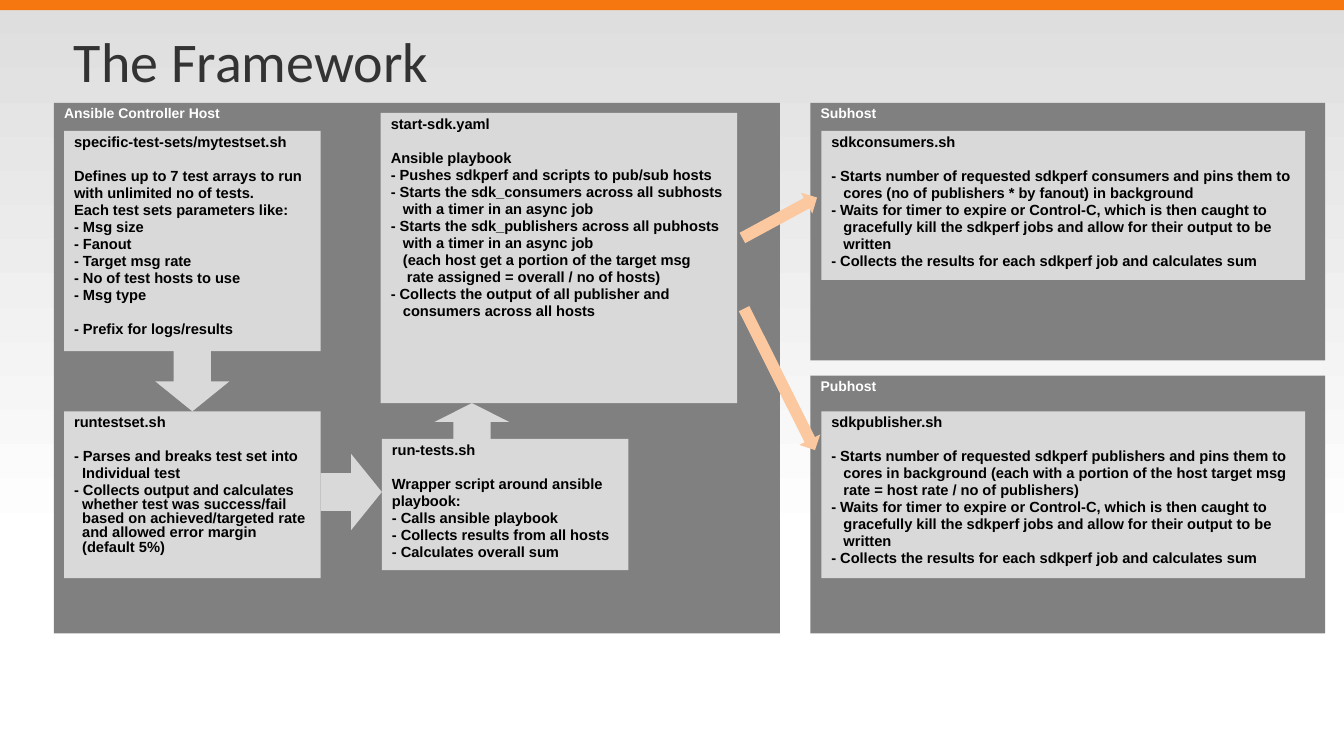
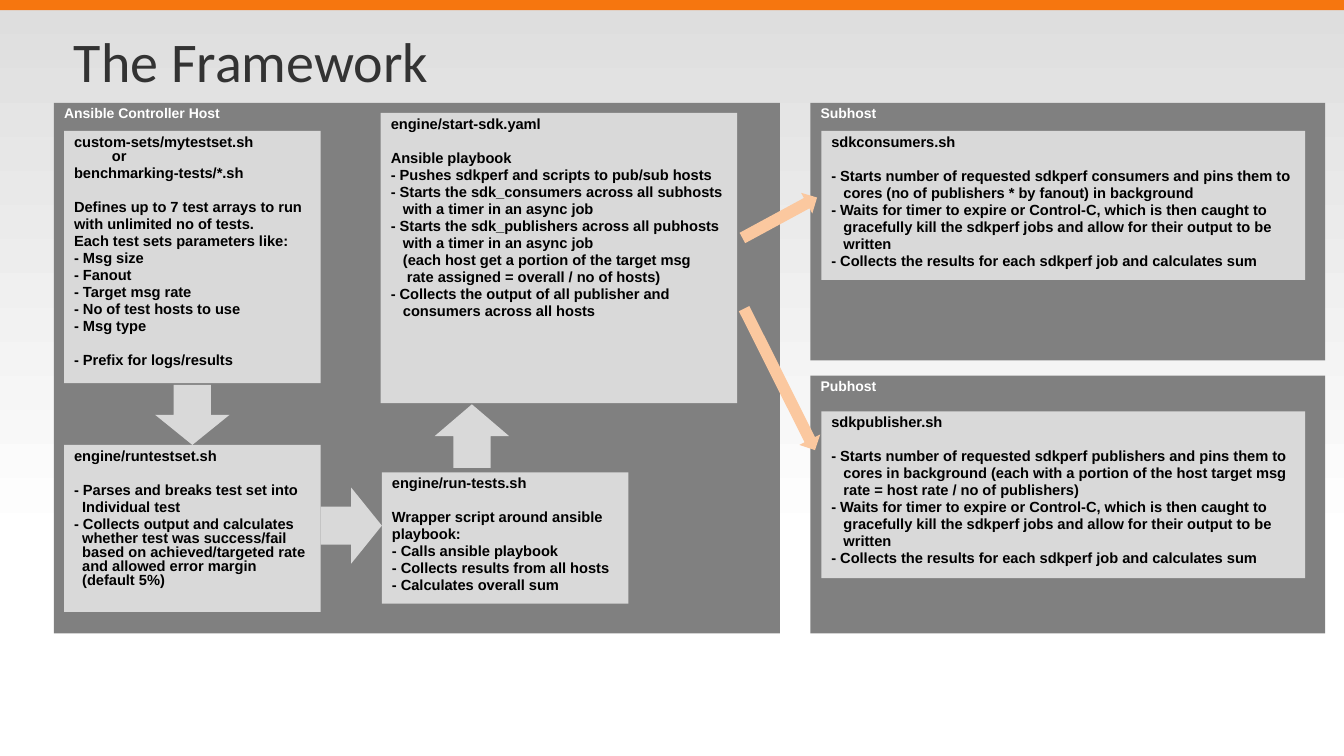
Before and after one commit to SolaceLabs/solace-perftest-harness, a slide deck: slide 5 of docs/Perf Test Harness-Overview.pptx (slide 6 before the commit). Drawn at 1344x756 pixels with LibreOffice and Linux fonts; fonts in the diff are those of the drawing; background and template pictures are left out. Boxes give left, top, right and bottom in pixels: in the first picture for what was removed or moved away, otherwise in the second. Text is boxed around its words. In the diff, an @@ line names an element or a change of style, - is before the commit and + after.

```diff
--- a/docs/Perf Test Harness-Overview.pptx
+++ b/docs/Perf Test Harness-Overview.pptx
@@ text in rectangle at (x1=391, y1=118, x2=541, y2=132): text changed @@
-start-sdk.yaml
+engine/start-sdk.yaml
@@ rectangle "custom-sets/mytestset.sh or" resized from (x1=65, y1=131, x2=322, y2=352) to (x1=65, y1=131, x2=322, y2=383) @@
@@ text in rectangle at (x1=74, y1=136, x2=253, y2=181): text changed @@
-specific-test-sets/mytestset.sh
+custom-sets/mytestset.sh
+or
+benchmarking-tests/*.sh
@@ down arrow resized from (x1=435, y1=403, x2=509, y2=441) to (x1=435, y1=404, x2=509, y2=468) @@
@@ text in rectangle at (x1=74, y1=450, x2=217, y2=464): text changed @@
-runtestset.sh
+engine/runtestset.sh
@@ text in rectangle at (x1=392, y1=477, x2=527, y2=491): text changed @@
-run-tests.sh
+engine/run-tests.sh
@@ 2 rectangles, 1 down arrow, 1 right arrow moved together from (x1=65, y1=351, x2=629, y2=579) to (x1=65, y1=385, x2=629, y2=612) @@
```
Also in this commit, not shown: 1 other slide changed, 1 slide removed.
